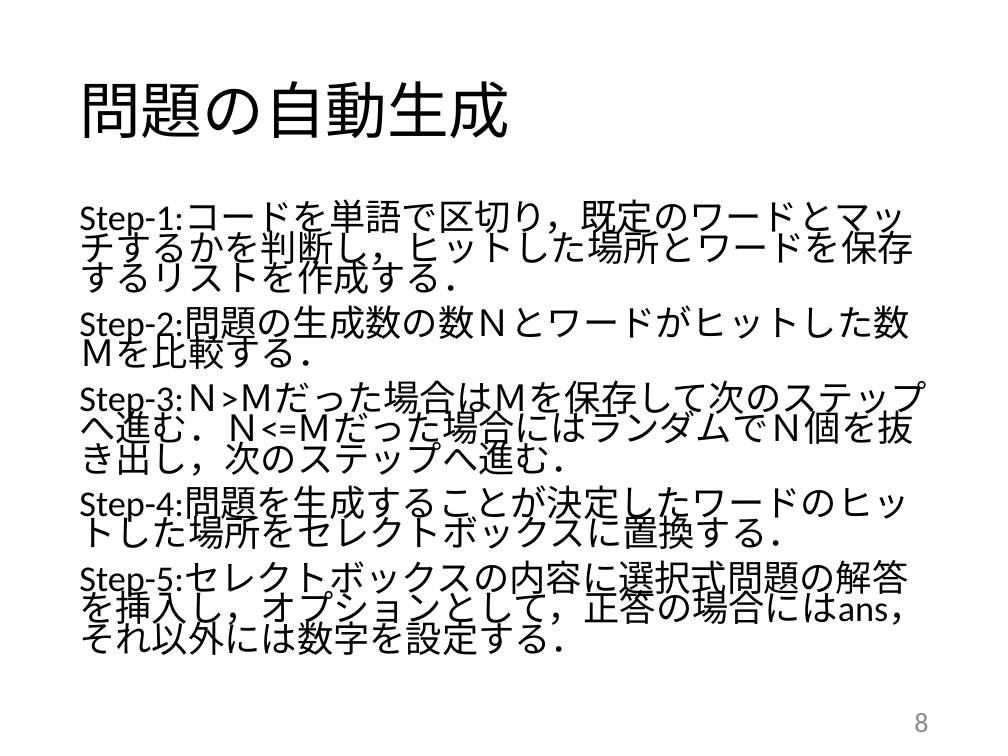
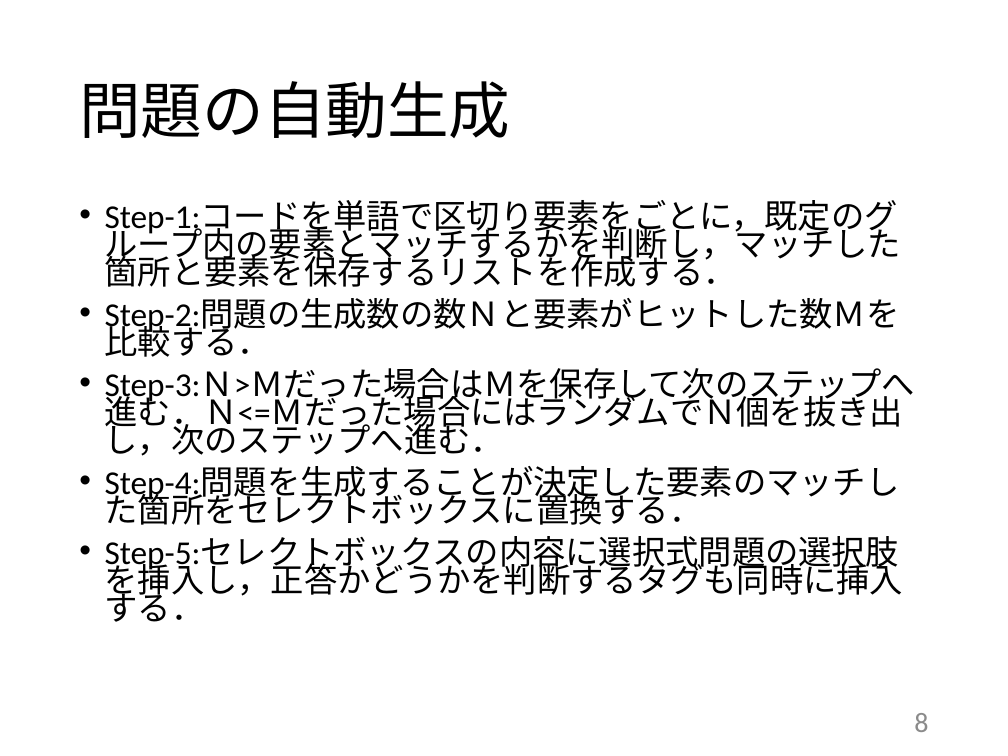
Before and after one commit to kait-takanolab/1821121-shimaoka-thesis, a slide deck: slide 8 of 1821121_shimaoka_thesis.pptx. Drawn at 1008x756 pixels with LibreOffice and Linux fonts; fonts in the diff are those of the drawing. Boxes give left, top, right and bottom in pixels: in the first picture for what was removed or moved away, otherwise in the second. Text is boxed around its words. In the diff, an @@ line names an element or a change of style, - is before the commit and + after.

```diff
--- a/1821121_shimaoka_thesis.pptx
+++ b/1821121_shimaoka_thesis.pptx
@@ text at box(105, 201, 902, 335): text changed; size 25.9 to 23.8 pt @@
-Step-1:コードを単語で区切り，既定のワードとマッチするかを判断し，ヒットした場所とワードを保存するリストを作成する．
-Step-2:問題の生成数の数Ｎとワードがヒットした数Ｍを比較する．
+• Step-1:コードを単語で区切り要素をごとに，既定のグループ内の要素とマッチするかを判断し，マッチした箇所と要素を保存するリストを作成する．
+• Step-2:問題の生成数の数Ｎと要素がヒットした数Ｍを比較する．
@@ text at box(105, 369, 915, 456): size 25.9 to 23.8 pt in "Step-3:Ｎ>Ｍだった場合はＭを保存して次のステップへ進む．Ｎ<=Ｍだった場合にはランダムでＮ個を抜き出し，次のステ ..."; bullet none to • @@
@@ text at box(105, 467, 904, 622): text changed; size 25.9 to 23.8 pt @@
-Step-4:問題を生成することが決定したワードのヒットした場所をセレクトボックスに置換する．
-Step-5:セレクトボックスの内容に選択式問題の解答を挿入し，オプションとして，正答の場合にはans，それ以外には数字を設定する．
+• Step-4:問題を生成することが決定した要素のマッチした箇所をセレクトボックスに置換する．
+• Step-5:セレクトボックスの内容に選択式問題の選択肢を挿入し，正答かどうかを判断するタグも同時に挿入する．
```
Also in this commit, not shown: 6 other slides changed, 2 slides added.
